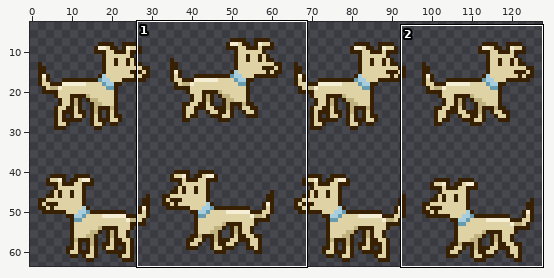
Two states of a sprite sheet, graphics/characters/lemonWalkingSprite.png. The first picture is a wide view before the edit; the outline marks the close-up.
Close-up. As it was:
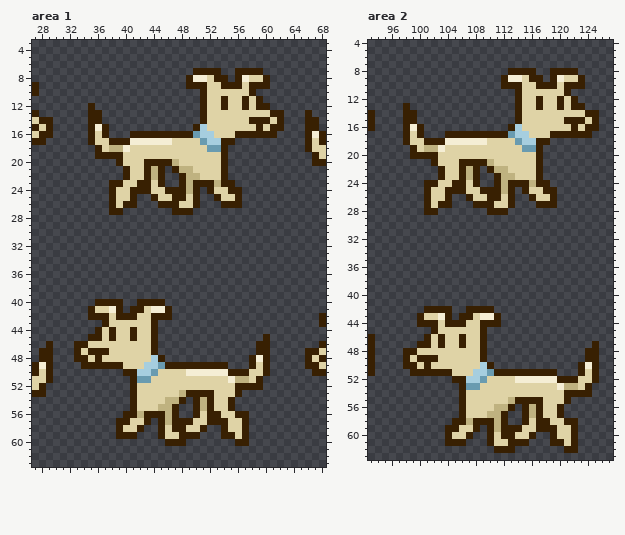
The file is 128x64 pixels. Shown: area 1: x 27..68, y 3..63; area 2: x 93..127, y 4..63. The wide view leaves out empty margins.
The same view after the edit:
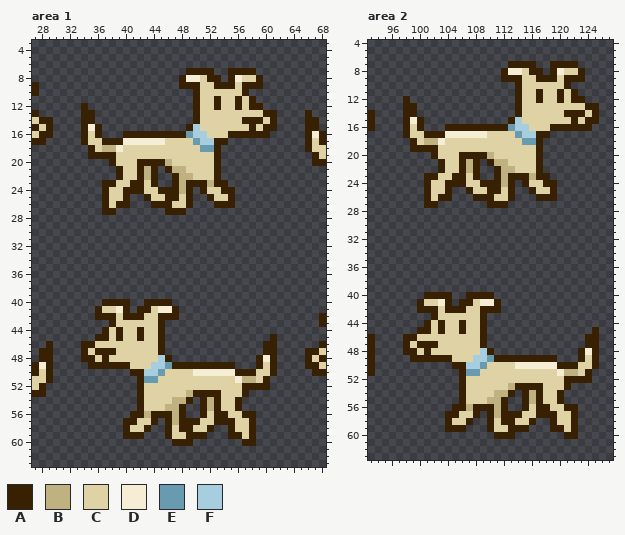
Palette (. is transparent): A #382002  B #bfb280  C #dfd3a6  D #f5eed5  E #699bb0  F #a6cedf
Edits made:
Area 1:
y 7: x 49 . -> A; x 53 A -> .; x 55 . -> A; x 59 A -> .
y 8: x 48..49 .A -> AD; x 51..52 DC -> CA; x 54..57 A.AD -> .ADC; x 59..60 CA -> A.
y 9: x 48 . -> A; x 51 A -> C; x 53 C -> A; x 56..57 AC -> CA; x 60 A -> .
y 10: x 50..51 .A -> AC; x 57..58 CA -> A.
y 11: x 50..51 .A -> AC; x 53..54 CA -> AC; x 56..59 CACA -> ACA.
y 12: x 34..35 .A -> A.; x 50..51 .A -> AC; x 53..54 CA -> AC; x 56..58 CAC -> ACA; x 60 A -> .
y 13: x 34 . -> A; x 36 A -> .; x 50..51 .A -> AC; x 60 C -> A; x 62 A -> .
y 14: x 34 . -> A; x 36 A -> .; x 50..51 .A -> AC; x 57 C -> A; x 60..62 ACA -> CA.
y 15: x 34..37 .ADA -> ADA.; x 49..51 .AF -> AFC; x 58..60 CAC -> ACA; x 62 A -> .
y 16: x 34..37 .ACA -> ACA.; x 40 . -> A; x 49..50 AE -> EF; x 52 F -> C; x 55 C -> A; x 61 A -> .
y 17: x 34..35 .A -> AC; x 37 C -> A; x 40 A -> D; x 46 D -> C; x 50..51 CE -> EF; x 53 F -> A; x 55 A -> .
y 18: x 35..37 .AC -> ACB; x 39..40 BD -> DC; x 51 C -> E; x 53..54 EA -> A.
y 19: x 35 . -> A; x 39 A -> C; x 53..54 CA -> A.
y 20: x 38..39 .A -> AC; x 42 C -> A; x 46..47 AB -> BC; x 53..54 CA -> A.
y 21: x 39..40 .A -> AC; x 42..47 CABA.A -> ABA.AB; x 49 B -> C; x 53..54 CA -> A.
y 22: x 39..40 .A -> AC; x 42..45 CABA -> ABA.; x 47..48 .A -> AB; x 50 B -> C; x 53..54 CA -> A.
y 23: x 37 . -> A; x 39 A -> C; x 41 C -> A; x 43..45 ACA -> CA.; x 47..49 .AB -> ABA; x 52..53 AB -> BA; x 55 A -> .
y 24: x 37..38 .A -> AC; x 40 C -> A; x 43 A -> C; x 45 C -> A; x 48..52 ABA.A -> BA.AC; x 54 C -> A; x 56 A -> .
y 25: x 37..38 .A -> AC; x 40..41 CA -> A.; x 43..44 .A -> AC; x 46 C -> A; x 48..50 ACA -> CA.; x 52..53 .A -> AC; x 55..56 CA -> A.
y 26: x 37..39 .AC -> ACA; x 41 A -> .; x 44 . -> A; x 47 A -> C; x 49..50 CA -> A.; x 53 . -> A; x 56 A -> .
y 27: x 37 . -> A; x 39 A -> .; x 46 . -> A; x 49 A -> .
y 40: x 36 A -> .; x 40 . -> A; x 42 A -> .; x 46 . -> A
y 41: x 35..36 AC -> .A; x 38..41 DA.A -> CDA.; x 43..44 CD -> AC; x 46..47 A. -> DA
y 42: x 35 A -> .; x 38..39 CA -> AC; x 42 C -> A; x 44 A -> C; x 47 . -> A
y 43: x 37..38 AC -> .A; x 44..45 A. -> CA
y 44: x 36..39 ACAC -> .ACA; x 41..42 AC -> CA; x 44..45 A. -> CA
y 45: x 35 A -> .; x 37..39 CAC -> ACA; x 41..42 AC -> CA; x 44..45 A. -> CA; x 60..61 A. -> .A
y 46: x 33 A -> .; x 35 C -> A; x 44..45 A. -> CA; x 59 A -> .; x 61 . -> A
y 47: x 33..35 ACA -> .AC; x 38 C -> A; x 44..45 A. -> CA; x 59 A -> .; x 61 . -> A
y 48: x 33 A -> .; x 35..37 CAC -> ACA; x 44..46 FA. -> CFA; x 58..61 ADA. -> .ADA
y 49: x 34 A -> .; x 40 C -> A; x 43 F -> C; x 45..46 EA -> FE; x 55 . -> A; x 58..61 ACA. -> .ACA
y 50: x 40 A -> .; x 42 F -> A; x 44..45 EC -> FE; x 49 D -> C; x 55 A -> D; x 58 C -> A; x 60..61 A. -> CA
y 51: x 41..42 AE -> .A; x 44 C -> E; x 55..56 DB -> CD; x 58..60 CA. -> BCA
y 52: x 41..42 AC -> .A; x 56 A -> C; x 60 . -> A
y 53: x 41..42 AC -> .A; x 48..49 BA -> CB; x 53 C -> A; x 56..57 A. -> CA
y 54: x 41..42 AC -> .A; x 46 B -> C; x 48..53 A.ABAC -> BA.ABA; x 55..56 A. -> CA
y 55: x 41..42 AC -> .A; x 45 B -> C; x 47..48 A. -> BA; x 50..53 ABAC -> .ABA; x 55..56 A. -> CA
y 56: x 40 A -> .; x 42..43 BA -> AB; x 46..48 BA. -> ABA; x 50..52 ACA -> .AC; x 54 C -> A; x 56 A -> C; x 58 . -> A
y 57: x 39 A -> .; x 41 C -> A; x 43..47 A.ABA -> CA.AB; x 50 C -> A; x 52 A -> C; x 55 C -> A; x 57..58 A. -> CA
y 58: x 39..40 AC -> .A; x 42..43 A. -> CA; x 45..47 ACA -> .AC; x 49 C -> A; x 51..52 A. -> CA; x 54..55 AC -> .A; x 57..58 A. -> CA
y 59: x 39 A -> .; x 42 . -> A; x 45..46 AC -> .A; x 48 A -> C; x 51 . -> A; x 54 A -> .; x 56..58 CA. -> ACA
y 60: x 46 A -> .; x 49 . -> A; x 56 A -> .; x 58 . -> A
Area 2:
y 7: x 113..116 .... -> AAAA; x 119..122 .... -> AAAA
y 8: x 112..115 .AAA -> ADDC; x 117 . -> A; x 120..123 AAA. -> DCCA
y 9: x 113..114 DD -> AA; x 116 A -> C; x 118 . -> A; x 120..122 DCC -> CAA
y 10: x 112..113 AA -> ..; x 117..119 AAA -> CCC; x 122..123 AA -> ..
y 11: x 117 C -> A; x 120..122 CA. -> ACA
y 12: x 98 . -> A; x 123 . -> A
y 13: x 99 . -> A; x 117 A -> C; x 120 A -> C; x 122..125 AA.. -> CCAA
y 14: x 121..124 CCCA -> AAAC
y 15: x 99..100 A. -> DA; x 113..114 .A -> AF; x 121 A -> C; x 123..124 AC -> CA
y 16: x 99 D -> C; x 104..113 .........A -> AAAAAAAAAE; x 115 C -> F; x 119..121 CCC -> AAA; x 123 C -> A; x 125 A -> .
y 17: x 100..114 A...AAAAAAAAAEF -> CAAADDDDDDCCCCE; x 116..124 CCCAAAAAA -> FAA......
y 18: x 98..99 AC -> .A; x 101..109 AAADDDDDD -> BBDCCCCCC; x 114..116 EFF -> CEE; x 118 A -> .
y 19: x 100..103 CBBD -> AAAC; x 115..116 EE -> CC
y 20: x 99..101 AAA -> ...; x 106..110 CCCCC -> AAAAB
y 21: x 102..103 AC -> .A; x 107 A -> B; x 109..112 ABCC -> .ABB
y 22: x 110..111 AB -> .A; x 113 C -> B
y 23: x 101..103 ..A -> AAC; x 105 C -> A; x 107 B -> C; x 113..116 BCCC -> AAAB; x 118 . -> A
y 24: x 102 A -> C; x 104 C -> A; x 108..110 A.. -> CAA; x 114 A -> .; x 116..117 BA -> CC; x 119 . -> A
y 25: x 105..107 AAC -> ..A; x 109 A -> C; x 112 B -> C; x 115..116 AC -> .A; x 118 A -> C
y 26: x 103 C -> A; x 107..109 ACC -> .AA; x 111 A -> C; x 116..118 ACC -> .AA
y 27: x 102..104 CAA -> A..; x 108..109 AA -> ..; x 111..113 CCA -> AA.; x 117..119 AAA -> ...
y 28: x 101..102 AA -> ..; x 110..112 AAA -> ...
y 40: x 101..104 .... -> AAAA; x 107..110 .... -> AAAA
y 41: x 100..104 ..... -> ACCDA; x 106..111 ...... -> AACDDA
y 42: x 100 . -> A; x 103 A -> C; x 105..108 ..AA -> AACC; x 111 . -> A
y 43: x 100..107 ACCDA.AA -> ..ACCCCC; x 109..111 DDA -> A..
y 44: x 100 A -> .; x 102..105 ACAA -> CACC; x 110..111 AA -> ..
y 45: x 100..103 ..AC -> AACA; x 106 C -> A; x 125 . -> A
y 46: x 98..101 ...A -> AACC; x 103 A -> C; x 106 A -> C; x 124..125 .. -> AA
y 47: x 98..99 .. -> AC; x 102..103 CA -> AC; x 106 A -> C; x 124 . -> A
y 48: x 101 C -> A; x 109..110 A. -> FA; x 123..124 .A -> AD
y 49: x 98..99 AC -> .A; x 103..104 CC -> AA; x 108..119 CA.......... -> FFEAAAAAAAAA; x 123..124 .A -> AC
y 50: x 98..124 AACACCCCCCCFA............AD -> .......AAFFECCCCDDDDDDAAACC
y 51: x 99..125 AAAAAACCCFFEAAAAAAAAA...ACA -> .......AEECCCCCCCCCCCDBBCA.
y 52: x 105 A -> .; x 107..109 FFE -> CCC; x 114..120 DDDDDDA -> CCCCCCC; x 123..125 CCA -> AA.
y 53: x 107..108 EE -> CC; x 113..117 CCCCC -> BAAAA; x 120..124 DBBCA -> CA...
y 54: x 111..117 CCCCCCC -> BBA.ABA; x 120..124 CAAAA -> A....
y 55: x 110..114 CCCBA -> BBA..; x 116 A -> B; x 120..121 CA -> A.
y 56: x 105 . -> A; x 107..110 CCCC -> BAAA; x 112..113 BA -> A.; x 116 B -> C; x 118 C -> A; x 120..122 A.. -> CAA
y 57: x 104..106 ..A -> AAC; x 108..110 CCB -> A.A; x 113..116 ..AB -> AACC; x 118..122 CCA.. -> AACCA
y 58: x 104..109 .AABAA -> ACCA..; x 111 B -> C; x 113..119 ..ACAAC -> ACCA..A; x 121 A -> C
y 59: x 106..108 CCA -> A..; x 111..112 BA -> CC; x 115..118 CCAA -> A...; x 120 C -> A
y 60: x 104..107 ACCA -> ....; x 110..111 AC -> .A; x 114..116 CCA -> ...; x 119..121 ACC -> ..A
y 61: x 104..106 AAA -> ...; x 110..115 ACCAAA -> ......; x 119..122 AACA -> ....
y 62: x 111..113 AAA -> ...; x 121..122 AA -> ..
Pixel boxes of the changes (left, top, right, bottom) in both close-ups:
changed: (81, 68, 284, 215)
changed: (74, 299, 277, 446)
changed: (403, 61, 599, 215)
changed: (403, 292, 599, 453)
